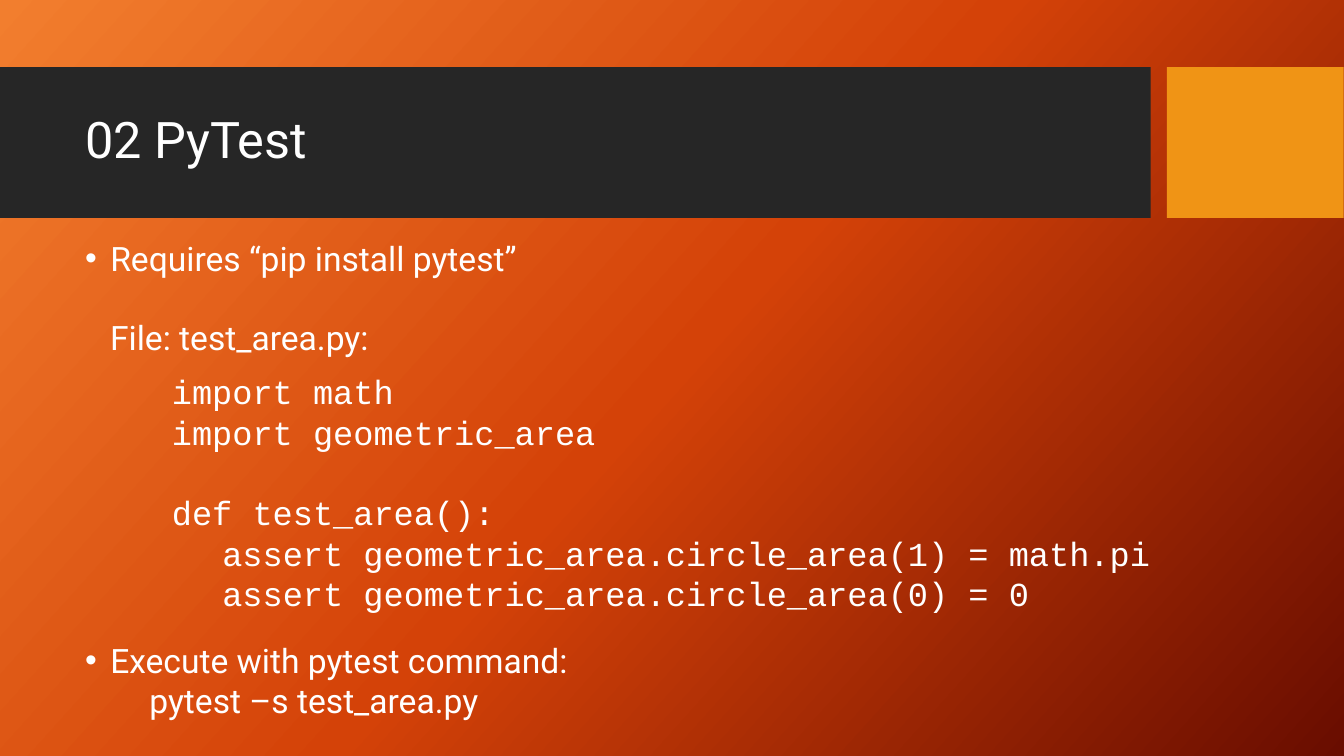
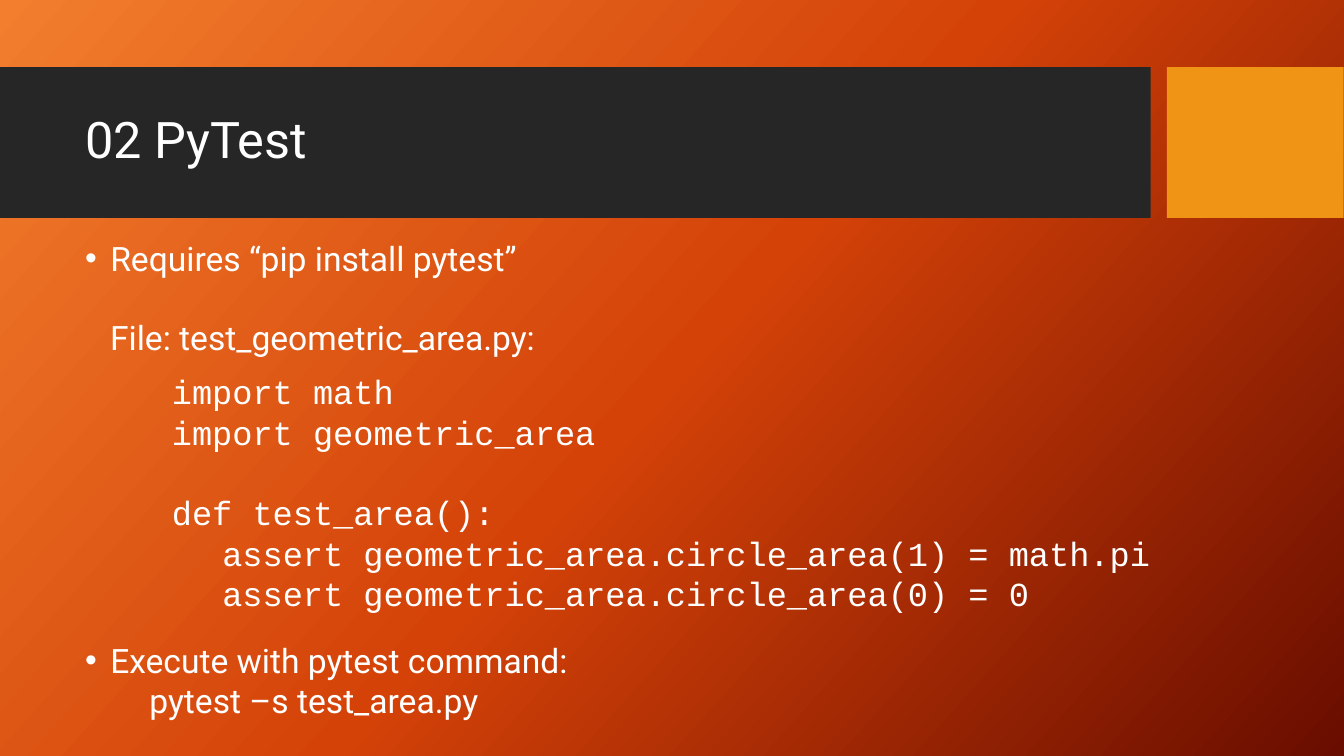
Before and after one commit to PrincetonUniversity/software_testing, a slide deck: slide 8 of UnitTestingSlides.pptx. Drawn at 1344x756 pixels with LibreOffice and Linux fonts; fonts in the diff are those of the drawing; background and template pictures are left out. Boxes give left, top, right and bottom in pixels: in the first picture for what was removed or moved away, otherwise in the second. Text is boxed around its words. In the diff, an @@ line names an element or a change of style, - is before the commit and + after.

```diff
--- a/UnitTestingSlides.pptx
+++ b/UnitTestingSlides.pptx
@@ text at [110, 324, 535, 357]: text changed @@
-File: test_area.py:
+File: test_geometric_area.py:
```
Also in this commit, not shown: 2 other slides changed, 4 other files.
